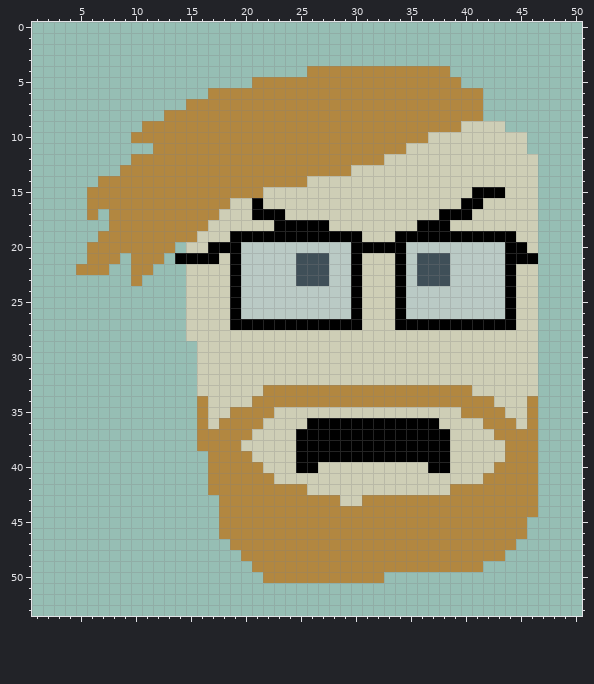
Two versions of one pixel-art sprite, strike-guy.png. That is the earlier state.
The file is 64x64 pixels. Shown: x 1..50, y 0..53.
After the commit:
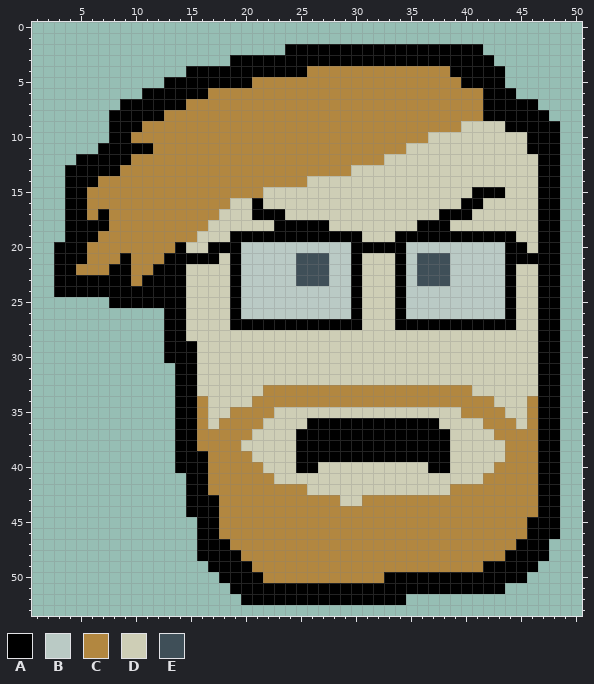
Palette (. is transparent): A #000000  B #bacac5  C #b28740  D #ceceb6  E #3f4f58
Commit message: Add outline since this will be an icon.
The exact change:
@@ x 1..50 @@
  1 ..................................................
- 2 ..................................................
- 3 ..................................................
- 4 .........................CCCCCCCCCCCCC............
- 5 ....................CCCCCCCCCCCCCCCCCCC...........
- 6 ................CCCCCCCCCCCCCCCCCCCCCCCCC.........
- 7 ..............CCCCCCCCCCCCCCCCCCCCCCCCCCC.........
- 8 ............CCCCCCCCCCCCCCCCCCCCCCCCCCCCC.........
- 9 ..........CCCCCCCCCCCCCCCCCCCCCCCCCCCCCDDDD.......
-10 .........CCCCCCCCCCCCCCCCCCCCCCCCCCCDDDDDDDDD.....
-11 ...........CCCCCCCCCCCCCCCCCCCCCCCDDDDDDDDDDD.....
-12 .........CCCCCCCCCCCCCCCCCCCCCCCDDDDDDDDDDDDDD....
-13 ........CCCCCCCCCCCCCCCCCCCCCDDDDDDDDDDDDDDDDD....
-14 ......CCCCCCCCCCCCCCCCCCCDDDDDDDDDDDDDDDDDDDDD....
-15 .....CCCCCCCCCCCCCCCCDDDDDDDDDDDDDDDDDDDAAADDD....
-16 .....CCCCCCCCCCCCCDDADDDDDDDDDDDDDDDDDDAADDDDD....
-17 .....C.CCCCCCCCCCDDDAAADDDDDDDDDDDDDDAAADDDDDD....
-18 .......CCCCCCCCCDDDDDDAAAAADDDDDDDDAAADDDDDDDD....
-19 ......CCCCCCCCCDDDAAAAAAAAAAAADDDAAAAAAAAAAADD....
-20 .....CCCCCCCC.DDAAABBBBBBBBBBAAAAABBBBBBBBBAAD....
-21 .....CCC.CCC.AAAADABBBBBEEEBBADDDABEEEBBBBBAAA....
-22 ....CCC..CC...DDDDABBBBBEEEBBADDDABEEEBBBBBADD....
-23 .........C....DDDDABBBBBEEEBBADDDABEEEBBBBBADD....
-24 ..............DDDDABBBBBBBBBBADDDABBBBBBBBBADD....
-25 ..............DDDDABBBBBBBBBBADDDABBBBBBBBBADD....
-26 ..............DDDDABBBBBBBBBBADDDABBBBBBBBBADD....
-27 ..............DDDDAAAAAAAAAAAADDDAAAAAAAAAAADD....
-28 ..............DDDDDDDDDDDDDDDDDDDDDDDDDDDDDDDD....
-29 ...............DDDDDDDDDDDDDDDDDDDDDDDDDDDDDDD....
-30 ...............DDDDDDDDDDDDDDDDDDDDDDDDDDDDDDD....
-31 ...............DDDDDDDDDDDDDDDDDDDDDDDDDDDDDDD....
-32 ...............DDDDDDDDDDDDDDDDDDDDDDDDDDDDDDD....
-33 ...............DDDDDDCCCCCCCCCCCCCCCCCCCDDDDDD....
-34 ...............CDDDDCCCCCCCCCCCCCCCCCCCCCCDDDC....
-35 ...............CDDCCCCDDDDDDDDDDDDDDDDDCCCCDDC....
-36 ...............CDCCCCDDDDAAAAAAAAAAAADDDDCCCDC....
-37 ...............CCCCCDDDDAAAAAAAAAAAAAADDDDCCCC....
-38 ...............CCCCDDDDDAAAAAAAAAAAAAADDDDDCCC....
-39 ................CCCCDDDDAAAAAAAAAAAAAADDDDDCCC....
-40 ................CCCCCDDDAADDDDDDDDDDAADDDDCCCC....
-41 ................CCCCCCDDDDDDDDDDDDDDDDDDDCCCCC....
-42 ................CCCCCCCCCDDDDDDDDDDDDDCCCCCCCC....
-43 .................CCCCCCCCCCCDDCCCCCCCCCCCCCCCC....
-44 .................CCCCCCCCCCCCCCCCCCCCCCCCCCCCC....
-45 .................CCCCCCCCCCCCCCCCCCCCCCCCCCCC.....
-46 .................CCCCCCCCCCCCCCCCCCCCCCCCCCCC.....
-47 ..................CCCCCCCCCCCCCCCCCCCCCCCCCC......
-48 ...................CCCCCCCCCCCCCCCCCCCCCCCC.......
-49 ....................CCCCCCCCCCCCCCCCCCCCC.........
-50 .....................CCCCCCCCCCC..................
-51 ..................................................
-52 ..................................................
+ 2 .......................AAAAAAAAAAAAAAAAAA.........
+ 3 ..................AAAAAAAAAAAAAAAAAAAAAAAA........
+ 4 ..............AAAAAAAAAAACCCCCCCCCCCCCAAAAA.......
+ 5 ............AAAAAAAACCCCCCCCCCCCCCCCCCCAAAA.......
+ 6 ..........AAAAAACCCCCCCCCCCCCCCCCCCCCCCCCAAA......
+ 7 ........AAAAAACCCCCCCCCCCCCCCCCCCCCCCCCCCAAAAA....
+ 8 .......AAAAACCCCCCCCCCCCCCCCCCCCCCCCCCCCCAAAAAA...
+ 9 .......AAACCCCCCCCCCCCCCCCCCCCCCCCCCCCCDDDDAAAAA..
+10 .......AACCCCCCCCCCCCCCCCCCCCCCCCCCCDDDDDDDDDAAA..
+11 ......AAAAACCCCCCCCCCCCCCCCCCCCCCCDDDDDDDDDDDAAA..
+12 ....AAAAACCCCCCCCCCCCCCCCCCCCCCCDDDDDDDDDDDDDDAA..
+13 ...AAAAACCCCCCCCCCCCCCCCCCCCCDDDDDDDDDDDDDDDDDAA..
+14 ...AAACCCCCCCCCCCCCCCCCCCDDDDDDDDDDDDDDDDDDDDDAA..
+15 ...AACCCCCCCCCCCCCCCCDDDDDDDDDDDDDDDDDDDAAADDDAA..
+16 ...AACCCCCCCCCCCCCDDADDDDDDDDDDDDDDDDDDAADDDDDAA..
+17 ...AACACCCCCCCCCCDDDAAADDDDDDDDDDDDDDAAADDDDDDAA..
+18 ...AAAACCCCCCCCCDDDDDDAAAAADDDDDDDDAAADDDDDDDDAA..
+19 ...AAACCCCCCCCCDDDAAAAAAAAAAAADDDAAAAAAAAAAADDAA..
+20 ..AAACCCCCCCCADDAAABBBBBBBBBBAAAAABBBBBBBBBAADAA..
+21 ..AAACCCACCCAAAAADABBBBBEEEBBADDDABEEEBBBBBAAAAA..
+22 ..AACCCAACCAAADDDDABBBBBEEEBBADDDABEEEBBBBBADDAA..
+23 ..AAAAAAACAAAADDDDABBBBBEEEBBADDDABEEEBBBBBADDAA..
+24 ..AAAAAAAAAAAADDDDABBBBBBBBBBADDDABBBBBBBBBADDAA..
+25 .......AAAAAAADDDDABBBBBBBBBBADDDABBBBBBBBBADDAA..
+26 ............AADDDDABBBBBBBBBBADDDABBBBBBBBBADDAA..
+27 ............AADDDDAAAAAAAAAAAADDDAAAAAAAAAAADDAA..
+28 ............AADDDDDDDDDDDDDDDDDDDDDDDDDDDDDDDDAA..
+29 ............AAADDDDDDDDDDDDDDDDDDDDDDDDDDDDDDDAA..
+30 ............AAADDDDDDDDDDDDDDDDDDDDDDDDDDDDDDDAA..
+31 .............AADDDDDDDDDDDDDDDDDDDDDDDDDDDDDDDAA..
+32 .............AADDDDDDDDDDDDDDDDDDDDDDDDDDDDDDDAA..
+33 .............AADDDDDDCCCCCCCCCCCCCCCCCCCDDDDDDAA..
+34 .............AACDDDDCCCCCCCCCCCCCCCCCCCCCCDDDCAA..
+35 .............AACDDCCCCDDDDDDDDDDDDDDDDDCCCCDDCAA..
+36 .............AACDCCCCDDDDAAAAAAAAAAAADDDDCCCDCAA..
+37 .............AACCCCCDDDDAAAAAAAAAAAAAADDDDCCCCAA..
+38 .............AACCCCDDDDDAAAAAAAAAAAAAADDDDDCCCAA..
+39 .............AAACCCCDDDDAAAAAAAAAAAAAADDDDDCCCAA..
+40 .............AAACCCCCDDDAADDDDDDDDDDAADDDDCCCCAA..
+41 ..............AACCCCCCDDDDDDDDDDDDDDDDDDDCCCCCAA..
+42 ..............AACCCCCCCCCDDDDDDDDDDDDDCCCCCCCCAA..
+43 ..............AAACCCCCCCCCCCDDCCCCCCCCCCCCCCCCAA..
+44 ..............AAACCCCCCCCCCCCCCCCCCCCCCCCCCCCCAA..
+45 ...............AACCCCCCCCCCCCCCCCCCCCCCCCCCCCAAA..
+46 ...............AACCCCCCCCCCCCCCCCCCCCCCCCCCCCAAA..
+47 ...............AAACCCCCCCCCCCCCCCCCCCCCCCCCCAAA...
+48 ...............AAAACCCCCCCCCCCCCCCCCCCCCCCCAAAA...
+49 ................AAAACCCCCCCCCCCCCCCCCCCCCAAAAA....
+50 .................AAAACCCCCCCCCCCAAAAAAAAAAAAA.....
+51 ..................AAAAAAAAAAAAAAAAAAAAAAAAA.......
+52 ...................AAAAAAAAAAAAAAA................
 53 ..................................................
Changed places in both pictures, as pixel boxes (x1, y1, x2, y2):
added: (54, 44, 560, 605)
